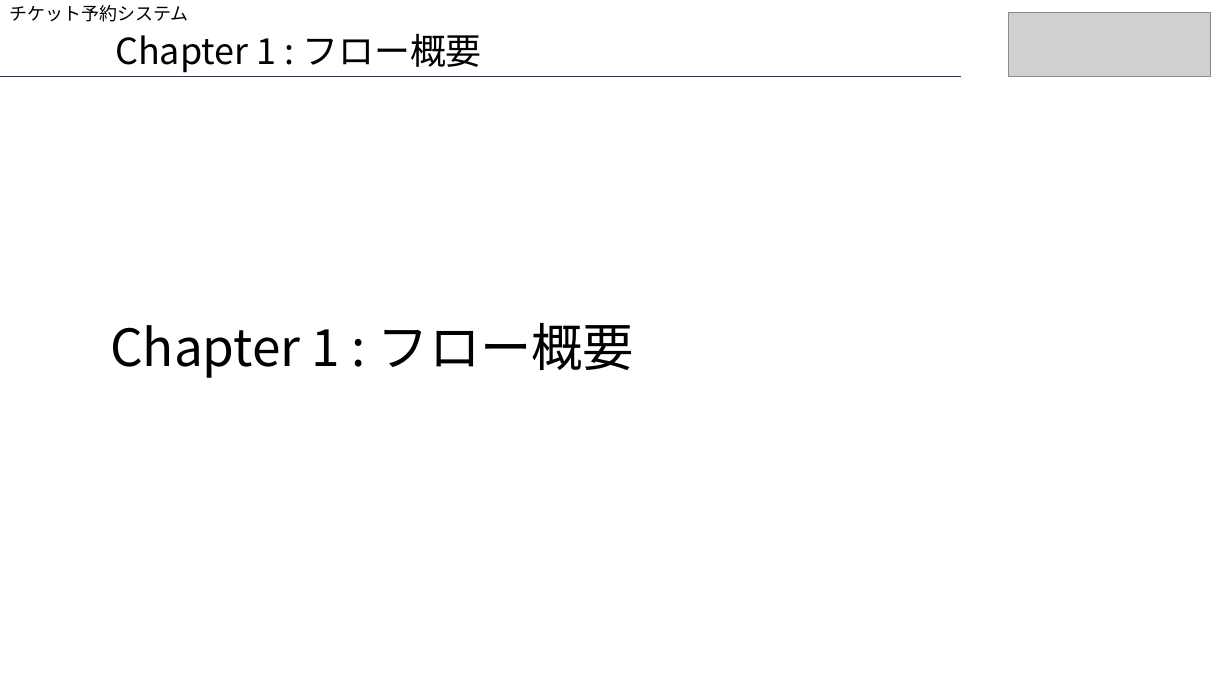
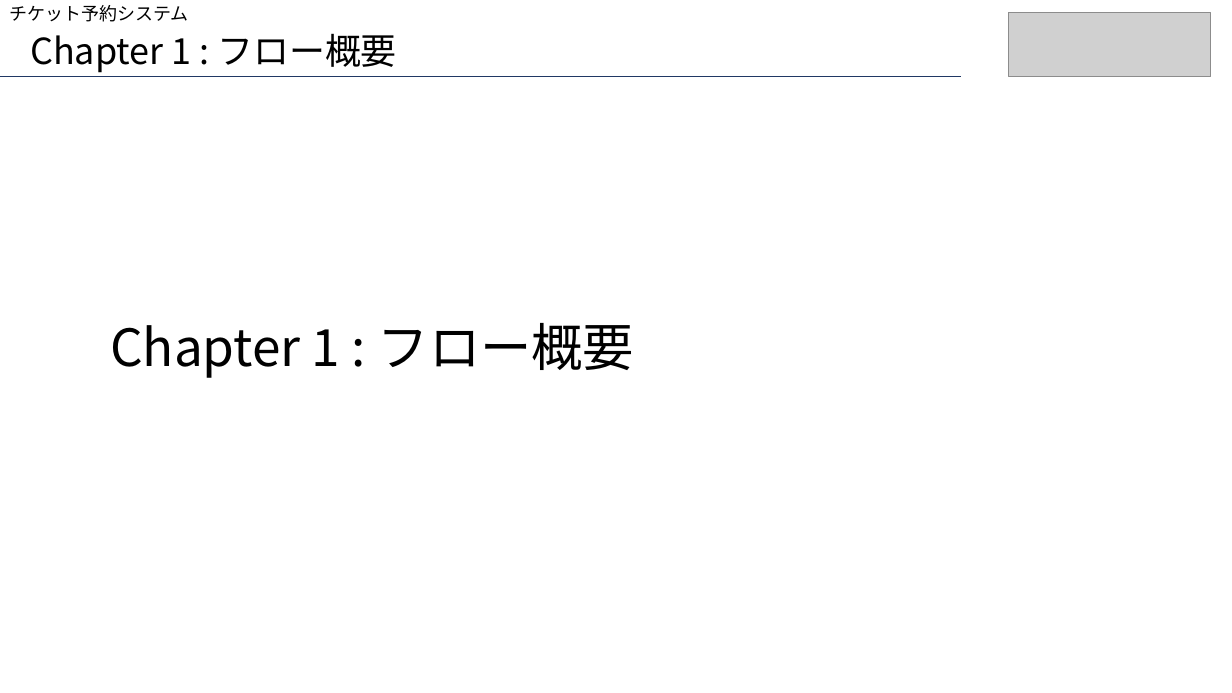
Before and after one commit to aokib7605/resat_sql, a slide deck: slide 2 of りざっと案件_詳細設計書.pptx. Drawn at 1232x693 pixels with LibreOffice and Linux fonts; fonts in the diff are those of the drawing; grey boxes stand for pictures. Boxes give left, top, right and bottom in pixels: in the first picture for what was removed or moved away, otherwise in the second. Text is boxed around its words. In the diff, an @@ line names an element or a change of style, - is before the commit and + after.

```diff
--- a/りざっと案件_詳細設計書.pptx
+++ b/りざっと案件_詳細設計書.pptx
@@ text "Chapter 1 : フロー概要": place and size @@
-text "Chapter 1 : フロー概要" at box(115, 33, 481, 73)
+text "Chapter 1 : フロー概要" at box(30, 33, 396, 73)
```
Also in this commit, not shown: 4 other slides changed, 6 slides added, 1 other file.
